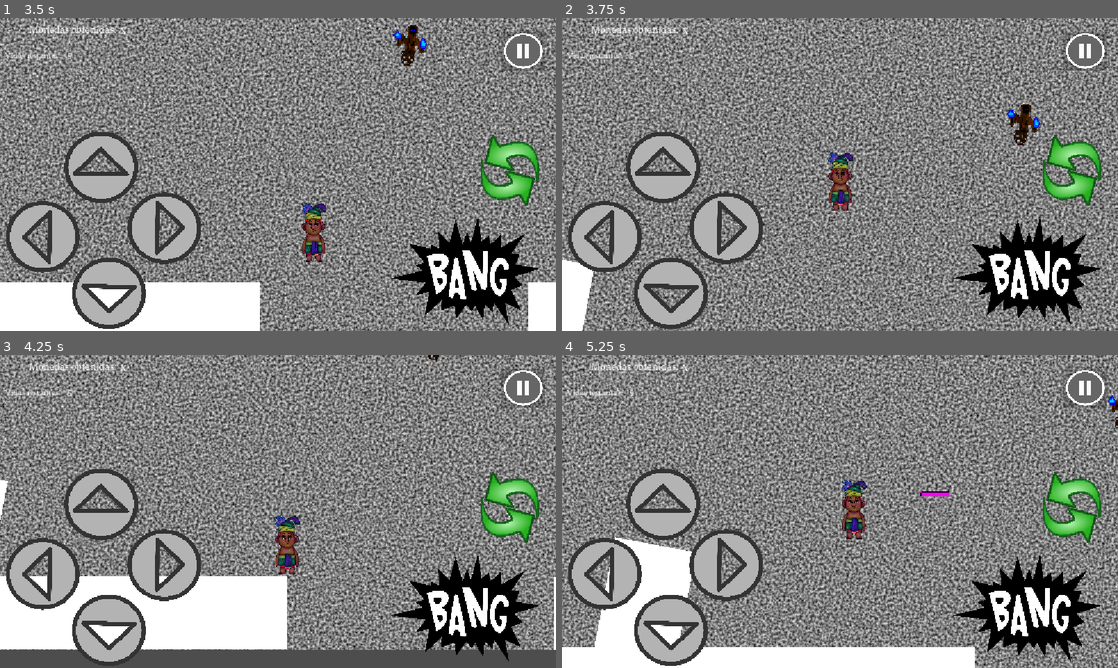
Above: before the commit, frames 1-4 (two rows, left to right).
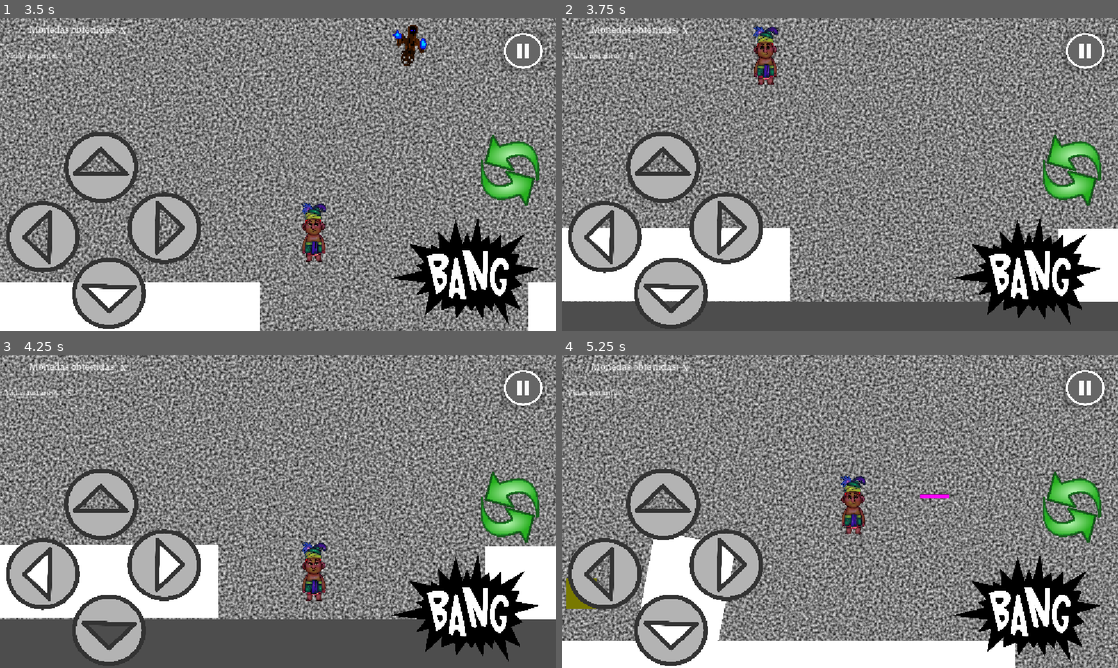
Above: after the commit, the same moments.

Repository: Kevincamelo5/Sacbe
Game: Godot game, scene res://niveles/pruebas.tscn
Two runs of this game, one before a commit and one after it. Both use one fixed random seed, a clock stepped at 60 frames per second and the inputs below. This scene is started directly instead of the project's main scene. The engine's default icon, where the game draws it, is replaced by a stand-in: a white triangle on a blue panel in a dark square.
Inputs (mouse positions are in pixels of both pictures, inside the frame that each line leads up to):
- Up to frame 1 (3.5 s): tap Enter at 0.5 s; move the mouse to (400, 158) at 0.52 s; hold S (agacharse) 0.53-1.28 s; hold D (derecha) 0.53-2.03 s; click (400, 158) at 0.67 s; tap W (saltar) at 0.77, 1.52, 3.02 s; move the mouse to (166, 190) at 1.27 s; tap Tab (cambiar_objeto) at 1.35 s; move the mouse to (333, 105) at 2.02 s; hold A (izquierda) 2.03-2.78 s; hold F (usar_objeto) 2.03-2.78 s; move the mouse to (250, 237) at 2.77 s; hold D (derecha) from 2.78 s (still down); tap R at 2.85 s; click (250, 237) at 2.92 s
- Up to frame 2 (3.75 s): keep holding D (derecha); move the mouse to (1006, 221) at 3.52 s; hold S (agacharse) from 3.53 s (still down)
- Up to frame 3 (4.25 s): keep holding D (derecha); keep holding S (agacharse); tap W (saltar) at 3.77 s
- Up to frame 4 (5.25 s): move the mouse to (673, 464) at 4.27 s; release D (derecha) at 4.28 s; release S (agacharse) at 4.28 s; hold A (izquierda) 4.28-5.03 s; tap Tab (cambiar_objeto) at 4.35 s; tap W (saltar) at 4.52 s; move the mouse to (867, 511) at 5.02 s; hold D (derecha) from 5.03 s (still down); hold F (usar_objeto) from 5.03 s (still down); click (867, 511) at 5.17 s

Frame 1 is identical in both runs. In frame 2, 58% of the frame differs, in the area x 0-100%, y 0-100%; in frame 3, 54%; in frame 4, 53%.

Commit message:
correccion de errores en el contador de vidas y la posicion de los jugadores

Diff:
--- a/entidades/DItens/estalactita.gd
+++ b/entidades/DItens/estalactita.gd
@@ -30,10 +30,9 @@
 func _on_body_entered(body: Node2D) -> void:
 	if body.get_collision_layer_value(2):
 		# Lógica de daño
-		if body.has_method("perder_vida"):
-			body.perder_vida()
-		# Reiniciar nivel (puedes llamar a un GameManager o recargar escena)
-		get_tree().reload_current_scene()
+		var game_manager = get_node("%GameManager")
+		if game_manager:
+			game_manager.disminuir_vida()
 
 	elif body.get_collision_layer_value(1):
 		# Si toca el piso, desaparece y vuelve arriba
--- a/entidades/jugador/jugador.gd
+++ b/entidades/jugador/jugador.gd
@@ -2,15 +2,22 @@
 class_name Jugador
 
 signal vida_cambiada(vidas_actuales)
+var spawn_position : Vector2
 
 @onready var sprite = $Sprite2D
 @onready var anim = $Sprite2D/AnimationPlayer
-var vida: int = 5
 
 func _ready() -> void:
+	add_to_group("jugador")
+	spawn_position = global_position
+
 	if hayGravedad:
 		velocity.y = 0
-	call_deferred("emit_signal","vida_cambiada",vida)
+	call_deferred("emit_signal","vida_cambiada")
+
+func volver_al_inicio() -> void:
+	global_position = spawn_position
+	velocity = Vector2.ZERO #Detenemos cualquier movimiento previo
 
 func _physics_process(delta: float) -> void:
 	_actualizar_temporizadores_salto(delta)
@@ -194,9 +201,4 @@
 
 #perder vidas
 func _lose_lives() -> void:
-	var game_manager = get_node("%GameManager")
-	if game_manager:
-		game_manager.disminuir_vida()
-
-	if vida <=0:
-		get_tree().call_deferred("reload_current_scene")
+	GameManager.disminuir_vida()
--- a/globales/game_manager.gd
+++ b/globales/game_manager.gd
@@ -13,7 +13,15 @@
 func disminuir_vida():
 	vida -= 1
 	vida_actualizada.emit(vida)
-	print("Daño recibido: ", vida)
+
+	if vida <= 0:
+		# Ir a pantalla de fin de juego o construcción
+		get_tree().change_scene_to_file("res://interfaz/pantallas/enConstrucci[on.tscn")
+	else:
+		# Buscamos al jugador en la escena actual para moverlo
+		var jugador = get_tree().get_first_node_in_group("jugador")
+		if jugador and jugador.has_method("volver_al_inicio"):
+			jugador.volver_al_inicio()
 
 func aumentar_vida():
 	vida += 1
--- a/interfaz/hud/contador_vidas.gd
+++ b/interfaz/hud/contador_vidas.gd
@@ -3,14 +3,18 @@
 @onready var texto_vidas: Label = $TextoVidas
 
 func _ready() -> void:
-	# Verificamos que el GameManager esté disponible
-	var game_manager = get_node_or_null("%GameManager")
-	if game_manager:
-		# Conectamos la señal a nuestra función local
-		game_manager.vida_actualizada.connect(_on_vida_actualizada)
-		# Seteamos el valor inicial
-		_on_vida_actualizada(game_manager.vida)
+	# 1. Intentamos obtener el GameManager desde la raíz (Autoload)
+	var gm = get_node_or_null("/root/GameManager")
 
-# Agregamos 'nueva_vida' como argumento para que la función reconozca el dato
+	if gm:
+		# 2. Conectamos la señal para futuros cambios
+		if not gm.vida_actualizada.is_connected(_on_vida_actualizada):
+			gm.vida_actualizada.connect(_on_vida_actualizada)
+
+		# 3. ¡IMPORTANTE!: Actualizar el texto inmediatamente al cargar
+		# Esto garantiza que tras el reload_current_scene, el HUD lea la vida actual
+		_on_vida_actualizada(gm.vida)
+
 func _on_vida_actualizada(nueva_vida: int) -> void:
-	texto_vidas.text = str(nueva_vida)
+	if texto_vidas:
+		texto_vidas.text = str(nueva_vida)
--- a/interfaz/pantallas/inicio.tscn
+++ b/interfaz/pantallas/inicio.tscn
@@ -1,13 +1,13 @@
-[gd_scene load_steps=4 format=3 uid="uid://blwrc3rqgkjrw"]
+[gd_scene format=3 uid="uid://blwrc3rqgkjrw"]
 
 [ext_resource type="Script" uid="uid://ddg002kk75hgd" path="res://interfaz/pantallas/inicio.gd" id="1_ki7xm"]
 [ext_resource type="Texture2D" uid="uid://bf6xg4fq6pu7x" path="res://activos/arte/imagen_principal.jpg" id="2_xsvi1"]
 [ext_resource type="Texture2D" uid="uid://dmlkkqbxnlfsq" path="res://activos/arte/logo_carga.png" id="3_gksqk"]
 
-[node name="Inicio" type="CanvasLayer"]
+[node name="Inicio" type="CanvasLayer" unique_id=1751107091]
 script = ExtResource("1_ki7xm")
 
-[node name="TextureRect" type="TextureRect" parent="."]
+[node name="TextureRect" type="TextureRect" parent="." unique_id=2006582035]
 anchors_preset = -1
 anchor_left = 0.0034722222
 anchor_top = 0.0061728396
@@ -18,7 +18,7 @@
 texture = ExtResource("2_xsvi1")
 metadata/_edit_use_anchors_ = true
 
-[node name="ProgressBar" type="ProgressBar" parent="."]
+[node name="ProgressBar" type="ProgressBar" parent="." unique_id=321979267]
 anchors_preset = 12
 anchor_top = 1.0
 anchor_right = 1.0
@@ -28,10 +28,10 @@
 grow_vertical = 0
 theme_override_colors/font_outline_color = Color(0, 0, 0, 1)
 
-[node name="Timer" type="Timer" parent="."]
+[node name="Timer" type="Timer" parent="." unique_id=796783240]
 autostart = true
 
-[node name="Sprite2D" type="Sprite2D" parent="."]
+[node name="Sprite2D" type="Sprite2D" parent="." unique_id=1758170177]
 visible = false
 position = Vector2(584, 267.00003)
 scale = Vector2(0.90687793, 0.7436385)
--- a/niveles/nivel1/nivel1_parte1.tscn
+++ b/niveles/nivel1/nivel1_parte1.tscn
@@ -1,8 +1,12 @@
 [gd_scene format=3 uid="uid://1pmnp3stap1j"]
 
 [ext_resource type="Texture2D" uid="uid://dm0q8p7fcffb" path="res://activos/arte/cueva.jpg" id="1_r5pcl"]
+[ext_resource type="AudioStream" uid="uid://ccr8oku4balhu" path="res://activos/audio/mystical-flute-ritual-instrumental-399259.mp3" id="2_nen1f"]
 
 [node name="Nivel1Parte1" type="Node2D" unique_id=1181751365]
 
 [node name="Sprite2D" type="Sprite2D" parent="." unique_id=35196844]
 texture = ExtResource("1_r5pcl")
+
+[node name="AudioStreamPlayer" type="AudioStreamPlayer" parent="." unique_id=252242202]
+stream = ExtResource("2_nen1f")
--- a/objetos/peligrosos/vacio.gd
+++ b/objetos/peligrosos/vacio.gd
@@ -1,9 +1,7 @@
 extends Node2D
-
-
-
 
 func _on_area_2d_body_entered(body: Node2D) -> void:
 	if body is Jugador:
-		get_tree().reload_current_scene()
-	pass # Replace with function body.
+		var game_manager = get_node("%GameManager")
+		if game_manager:
+			game_manager.disminuir_vida()
--- a/objetos/peligrosos/vacio.tscn
+++ b/objetos/peligrosos/vacio.tscn
@@ -12,6 +12,7 @@
 script = ExtResource("1_dxnu3")
 
 [node name="Area2D" type="Area2D" parent="." unique_id=869866238]
+collision_layer = 32
 collision_mask = 2
 
 [node name="CollisionShape2D" type="CollisionShape2D" parent="Area2D" unique_id=294797412]
--- a/project.godot
+++ b/project.godot
@@ -15,13 +15,14 @@
 [application]
 
 config/name="sacbe"
-run/main_scene="uid://driv6f3ve55gi"
+run/main_scene="uid://blwrc3rqgkjrw"
 config/features=PackedStringArray("4.6", "Forward Plus")
 config/icon="res://icon.svg"
 
 [autoload]
 
 GLOBAL="*res://globales/global.gd"
+GameManager="*uid://bpvp7k3nj73yd"
 
 [display]
 
